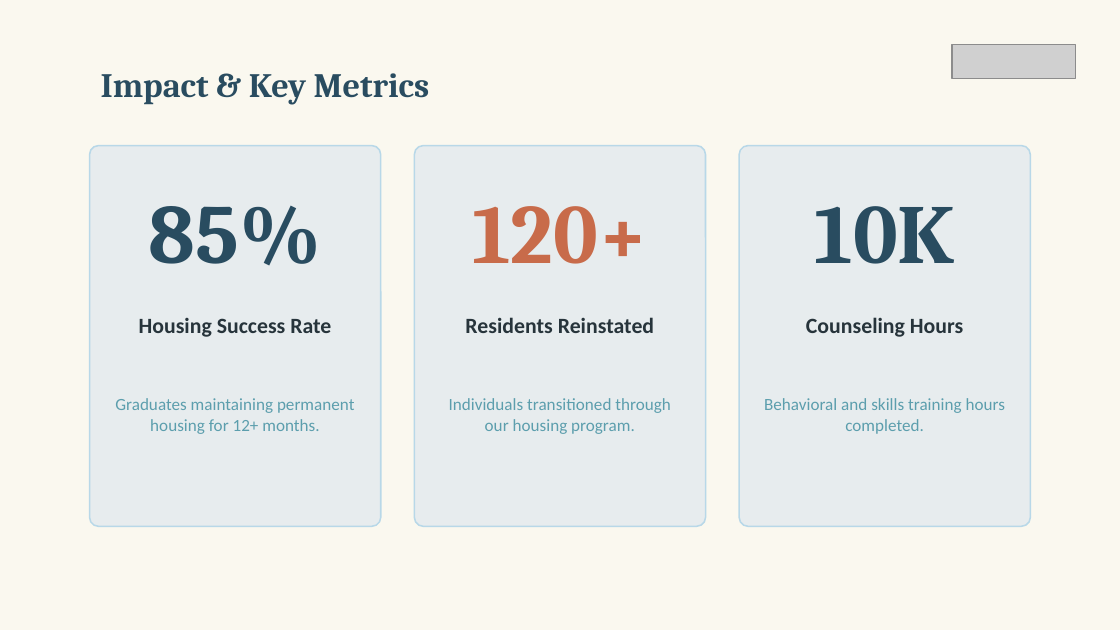
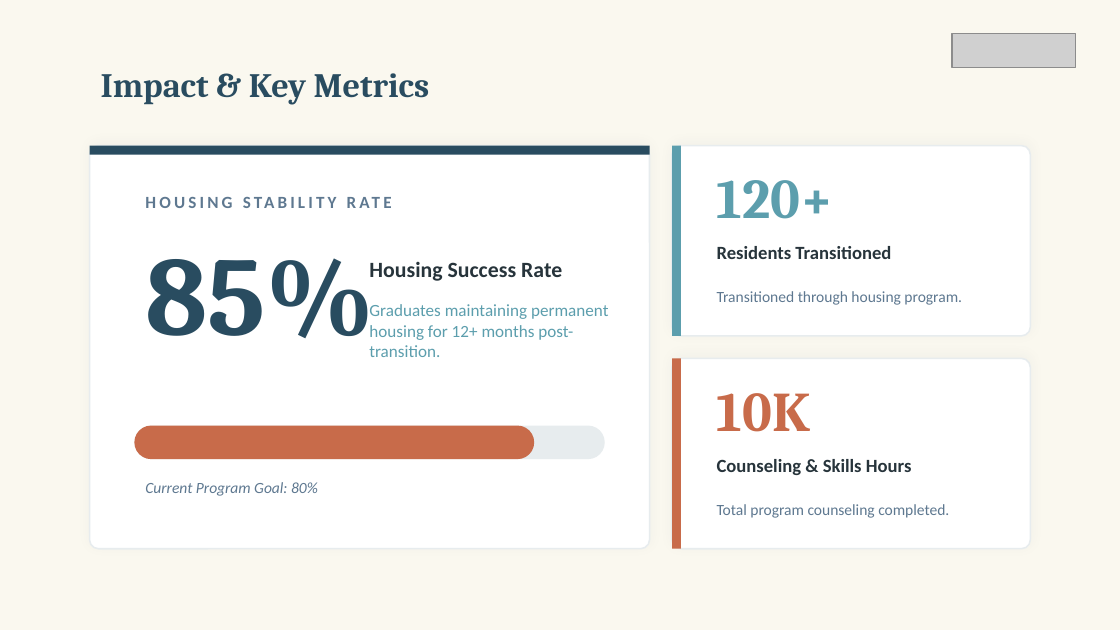
Before and after one commit to jlmiller12s/faith-haven-house-web, a slide deck: slide 7 of public/Faith-Haven-House-Presentation-Template.pptx. Drawn at 1120x630 pixels with LibreOffice and Linux fonts; fonts in the diff are those of the drawing; grey boxes stand for pictures. Boxes give left, top, right and bottom in pixels: in the first picture for what was removed or moved away, otherwise in the second. Text is boxed around its words. In the diff, an @@ line names an element or a change of style, - is before the commit and + after.

Commit message:
design: visually stunning, premium-grade asymmetric redesign of FHH PowerPoint presentation template

```diff
--- a/public/Faith-Haven-House-Presentation-Template.pptx
+++ b/public/Faith-Haven-House-Presentation-Template.pptx
@@ picture: place and size @@
-picture at bbox=[952, 45, 1075, 78]
+picture at bbox=[952, 34, 1075, 67]
@@ rounded rectangle: place and size @@
-rounded rectangle at bbox=[90, 146, 381, 526]
+rounded rectangle at bbox=[90, 146, 650, 549]
@@ rounded rectangle at bbox=[90, 146, 650, 549]: fill #E7ECEE to #FFFFFF; outline #B8D8E8 1 pt to #E7ECEE 1 pt; shadow on; proportions changed @@
@@ rectangle added at bbox=[90, 146, 650, 155], fill #294C60 @@
@@ rounded rectangle removed at bbox=[414, 146, 706, 526] @@
@@ rounded rectangle added at bbox=[672, 146, 1030, 336], fill #FFFFFF, outline #E7ECEE 1 pt @@
@@ rectangle added at bbox=[672, 146, 681, 336], fill #5C9EAD @@
@@ rounded rectangle removed at bbox=[739, 146, 1030, 526] @@
@@ text "120+": place and size @@
-text "120+" at bbox=[472, 206, 648, 264]
+text "120+" at bbox=[717, 180, 834, 219]
@@ text "120+" at bbox=[717, 180, 834, 219]: size 54 to 36 pt, text colour #C86B4A to #5C9EAD; alignment centre to left @@
@@ text "85%": place and size @@
-text "85%" at bbox=[149, 206, 321, 265]
+text "85%" at bbox=[145, 258, 375, 357]
@@ text "85%" at bbox=[145, 258, 375, 357]: size 54 to 72 pt; alignment centre to left @@
@@ text added at bbox=[369, 262, 562, 281], 14 pt, text #27343B, bold @@
+Housing Success Rate
@@ text added at bbox=[717, 246, 891, 259], 12 pt, text #27343B, bold @@
+Residents Transitioned
@@ text at bbox=[717, 291, 962, 305]: text changed; size 11 to 10 pt; text colour #5C9EAD to #5E7890 @@
-Individuals transitioned through our housing program.
+Transitioned through housing program.
@@ text at bbox=[139, 318, 331, 337]: text changed; size 14 to 11 pt; text colour #27343B to #5E7890 @@
-Housing Success Rate
+HOUSING STABILITY RATE
@@ text at bbox=[369, 304, 608, 357]: text changed @@
-Graduates maintaining permanent housing for 12+ months.
+Graduates maintaining permanent housing for 12+ months post-transition.
@@ text removed at bbox=[465, 317, 654, 333] @@
-Residents Reinstated
@@ rounded rectangle added at bbox=[672, 358, 1030, 549], fill #FFFFFF, outline #E7ECEE 1 pt @@
@@ rectangle added at bbox=[672, 358, 681, 549], fill #C86B4A @@
@@ text "10K": place and size @@
-text "10K" at bbox=[815, 206, 955, 264]
+text "10K" at bbox=[717, 393, 811, 432]
@@ text "10K" at bbox=[717, 393, 811, 432]: size 54 to 36 pt, text colour #294C60 to #C86B4A; alignment centre to left @@
@@ text removed at bbox=[764, 398, 1005, 434] @@
-Behavioral and skills training hours completed.
@@ rounded rectangle added at bbox=[134, 426, 605, 459], fill #E7ECEE @@
@@ rounded rectangle added at bbox=[134, 426, 534, 459], fill #C86B4A @@
@@ text at bbox=[717, 459, 912, 475]: text changed; size 14 to 12 pt @@
-Counseling Hours
+Counseling & Skills Hours
@@ text added at bbox=[145, 482, 318, 496], 10 pt, text #5E7890, italic @@
+Current Program Goal: 80%
@@ text added at bbox=[717, 504, 949, 518], 10 pt, text #5E7890 @@
+Total program counseling completed.
```
Also in this commit, not shown: 6 other slides changed, 1 slide added, 1 slide removed.
